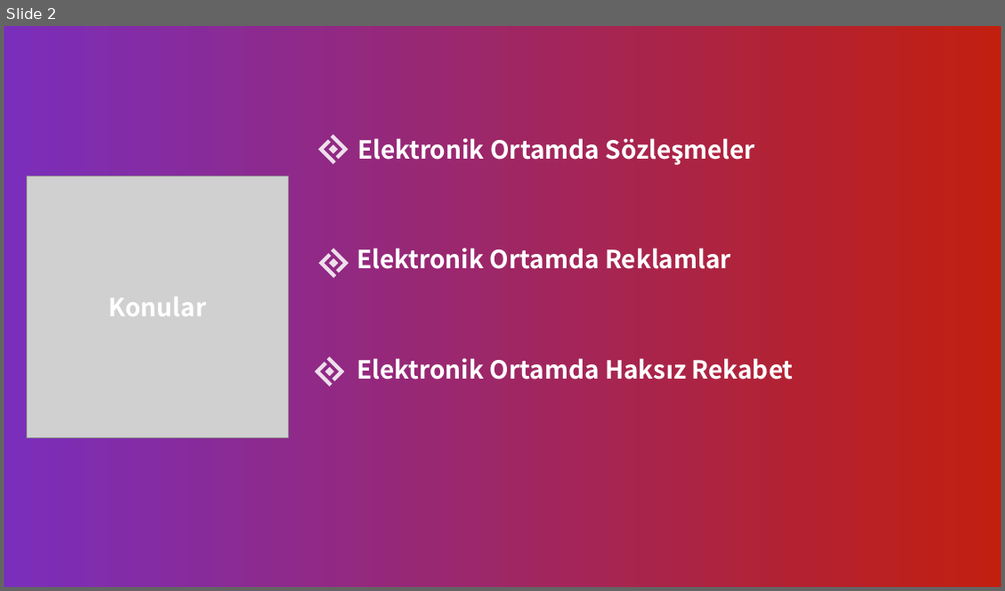
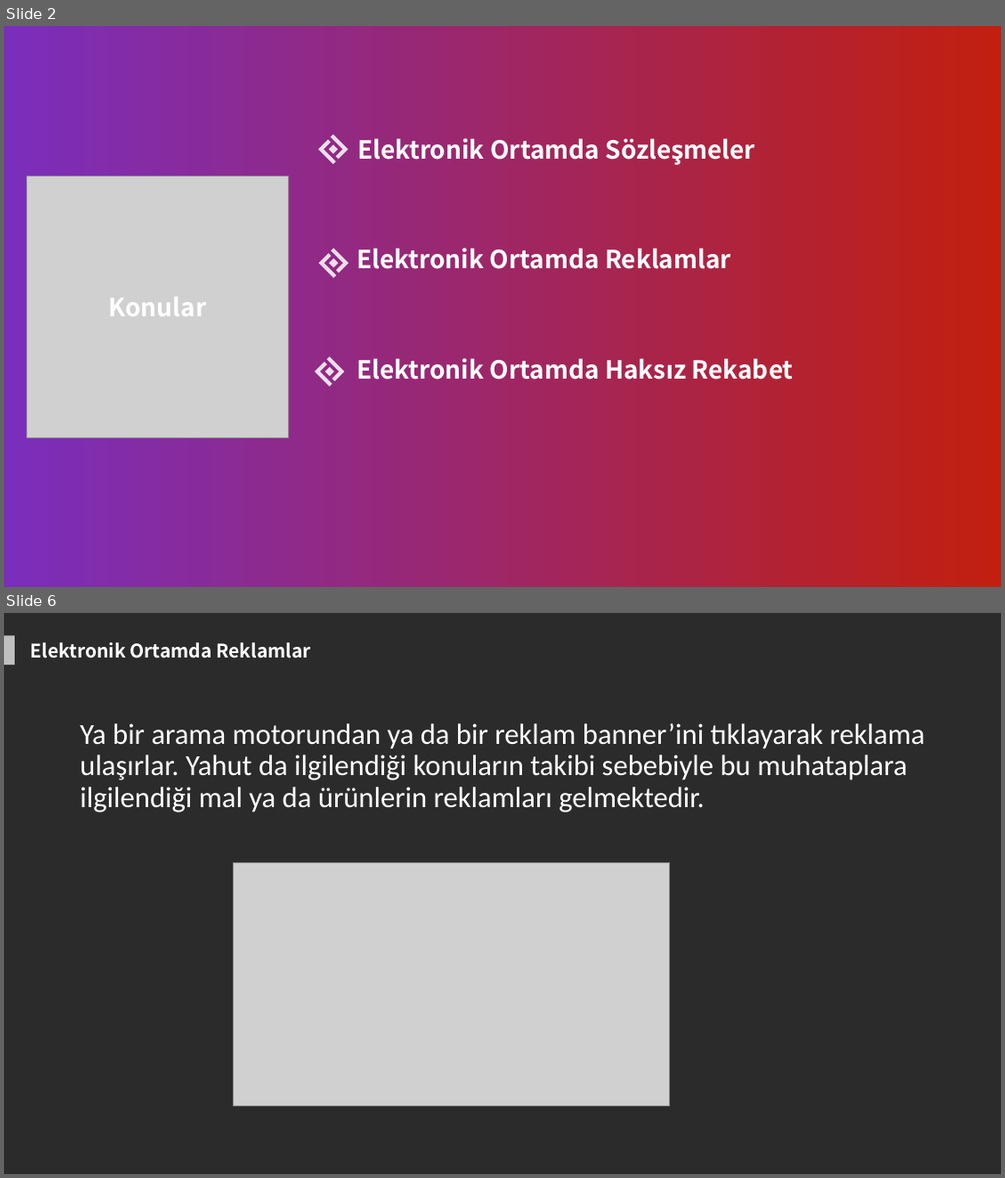
Before and after one commit to zafer-sn/MOS108-Bilisim-Hukuku, a slide deck: Hafta6/Hafta6.pptx. Shown one above the other, each under a label of ours: slide 2 before the commit, slides 2 and 6 after it; the slides between them are not shown. The pictures are 1005x591 and 1005x1178 pixels, drawn with LibreOffice and Linux fonts; fonts in the diff are those of the drawing; grey boxes stand for pictures; background and template pictures are left out; a plain dark background stands for a picture behind light text. Boxes give left, top, right and bottom in pixels: in the first picture for what was removed or moved away, otherwise in the second. Text is boxed around its words. In the diff, an @@ line names an element or a change of style, - is before the commit and + after.

```diff
--- a/Hafta6/Hafta6.pptx
+++ b/Hafta6/Hafta6.pptx
@@ slide 6 added at (4, 613, 1001, 1174), background picture (left out) @@
@@ rectangle added at (4, 635, 15, 665), fill #FFFFFF at 70% opacity @@
@@ text added at (31, 642, 311, 658), 18 pt, text #FFFFFF, bold @@
+Elektronik Ortamda Reklamlar
@@ text added at (80, 723, 925, 812), 28 pt, text #FFFFFF @@
+Ya bir arama motorundan ya da bir reklam banner’ini tıklayarak reklama ulaşırlar. Yahut da ilgilendiği konuların takibi sebebiyle bu muhataplara ilgilendiği mal ya da ürünlerin reklamları gelmektedir.
@@ picture added at (234, 863, 670, 1106) @@
```
Also in this commit, not shown: 3 slides changed, 21 other slides added, 29 slides removed, 1 other file.
